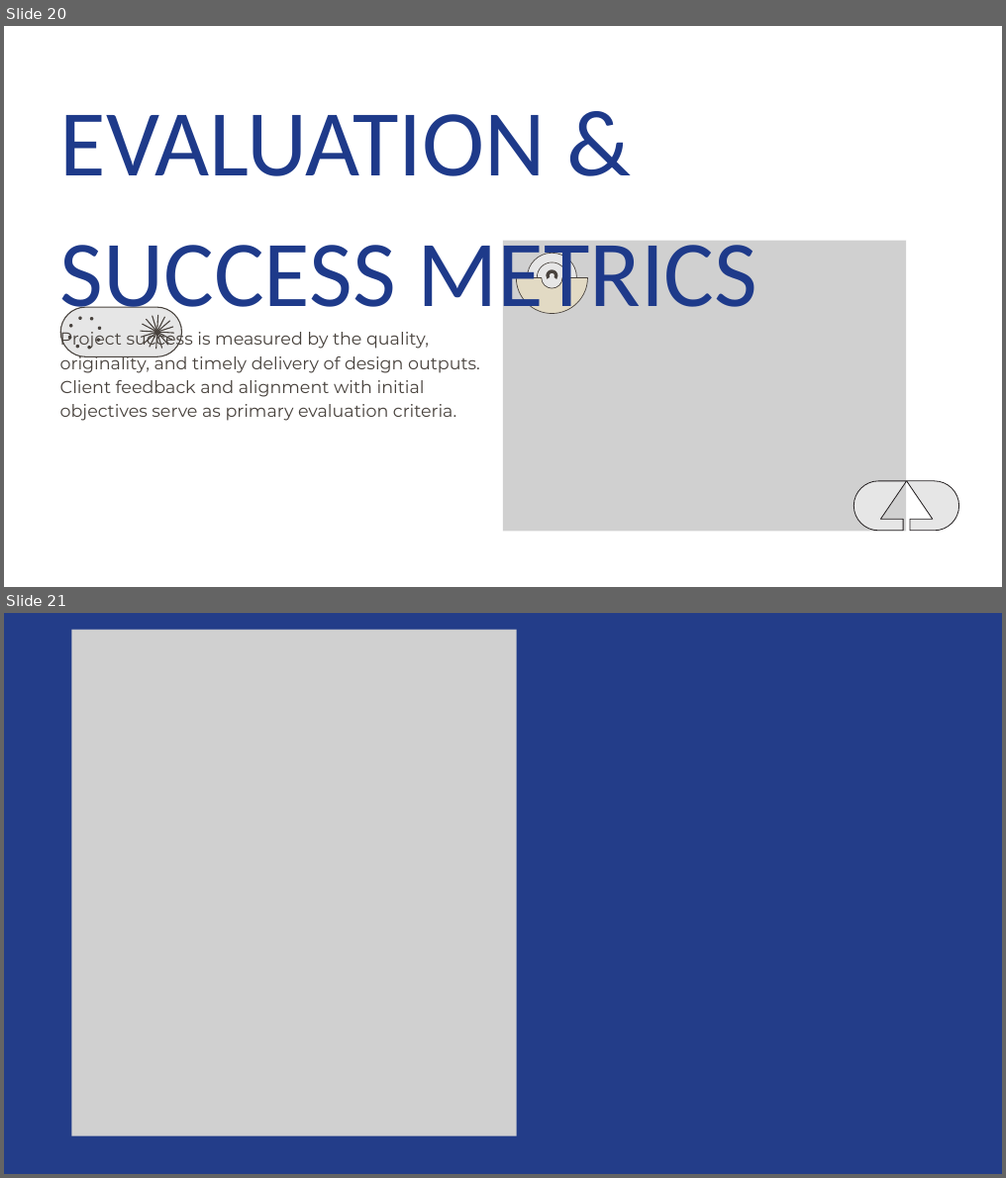
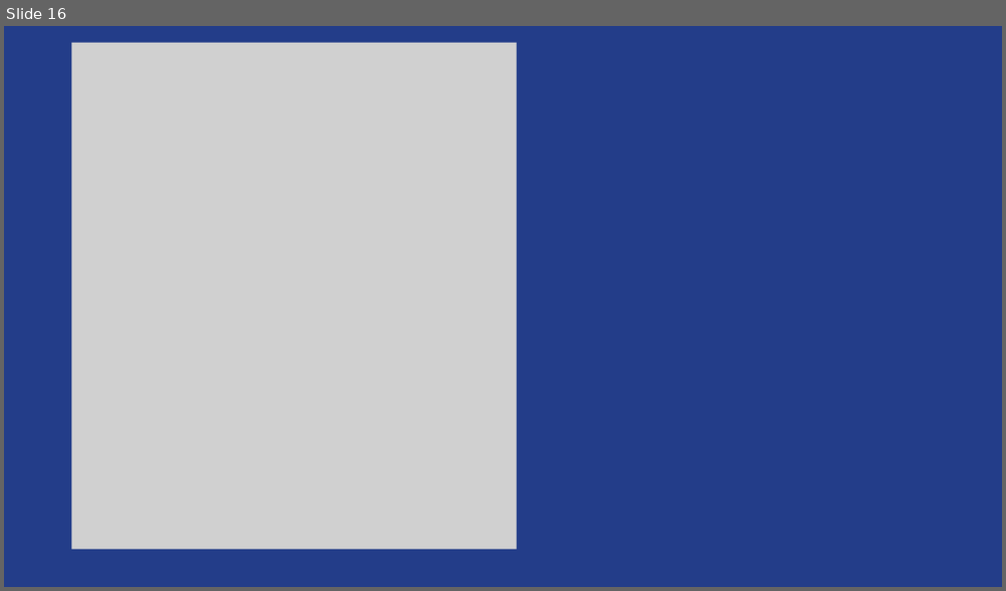
Before and after one commit to Liche008/Eng-Soft2-Grupo2, a slide deck: Apresentacao.pptx. Shown one above the other, each under a label of ours: slides 20 and 21 before the commit, slide 16 after it. The pictures are 1006x1178 and 1006x591 pixels, drawn with LibreOffice and Linux fonts; fonts in the diff are those of the drawing; grey boxes stand for pictures. Boxes give left, top, right and bottom in pixels: in the first picture for what was removed or moved away, otherwise in the second. Text is boxed around its words. In the diff, an @@ line names an element or a change of style, - is before the commit and + after.

```diff
--- a/Apresentacao.pptx
+++ b/Apresentacao.pptx
@@ slide 20 removed at <box>4,26,1002,587</box>, background #FFFFFF @@
@@ text removed at <box>60,114,757,421</box> @@
-EVALUATION & SUCCESS METRICS
-Project success is measured by the quality,
-originality, and timely delivery of design outputs.
-Client feedback and alignment with initial
-objectives serve as primary evaluation criteria.
@@ picture removed at <box>503,241,906,532</box> @@
@@ group removed at <box>516,253,588,314</box>: 7 freeform shapes @@
@@ group removed at <box>59,307,182,358</box>: 20 freeform shapes @@
@@ group removed at <box>853,481,959,532</box>: 4 freeform shapes @@
@@ what was slide 21 is now slide 16 @@
```
Also in this commit, not shown: 15 slides changed, 4 other slides removed.
